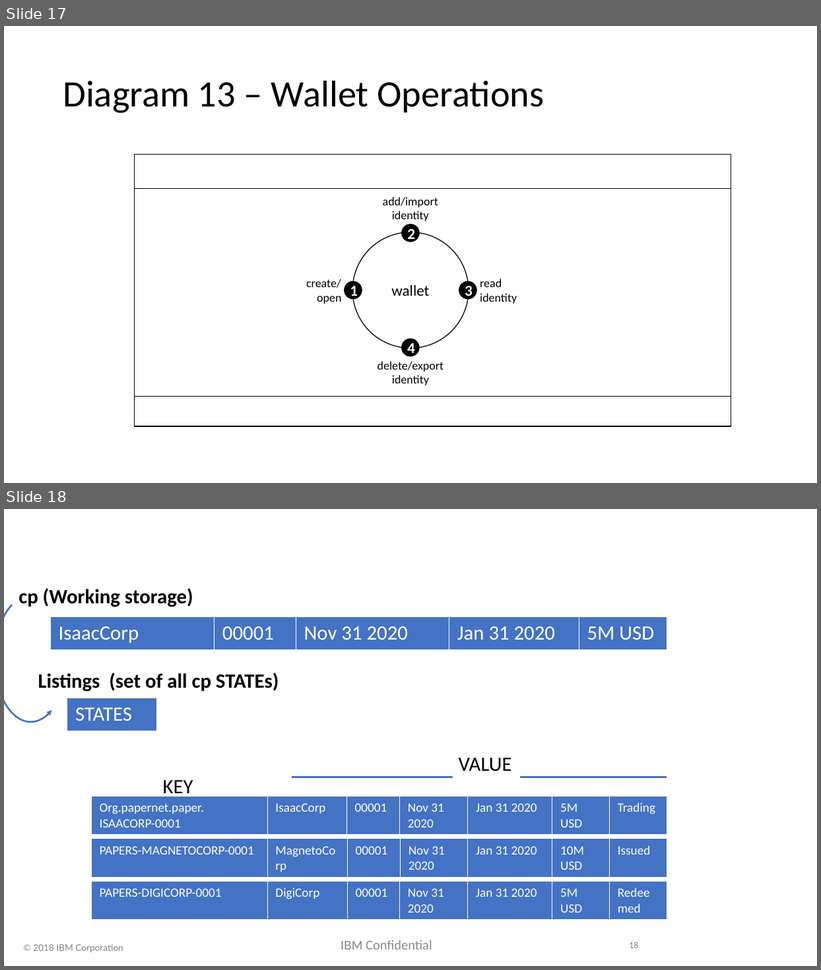
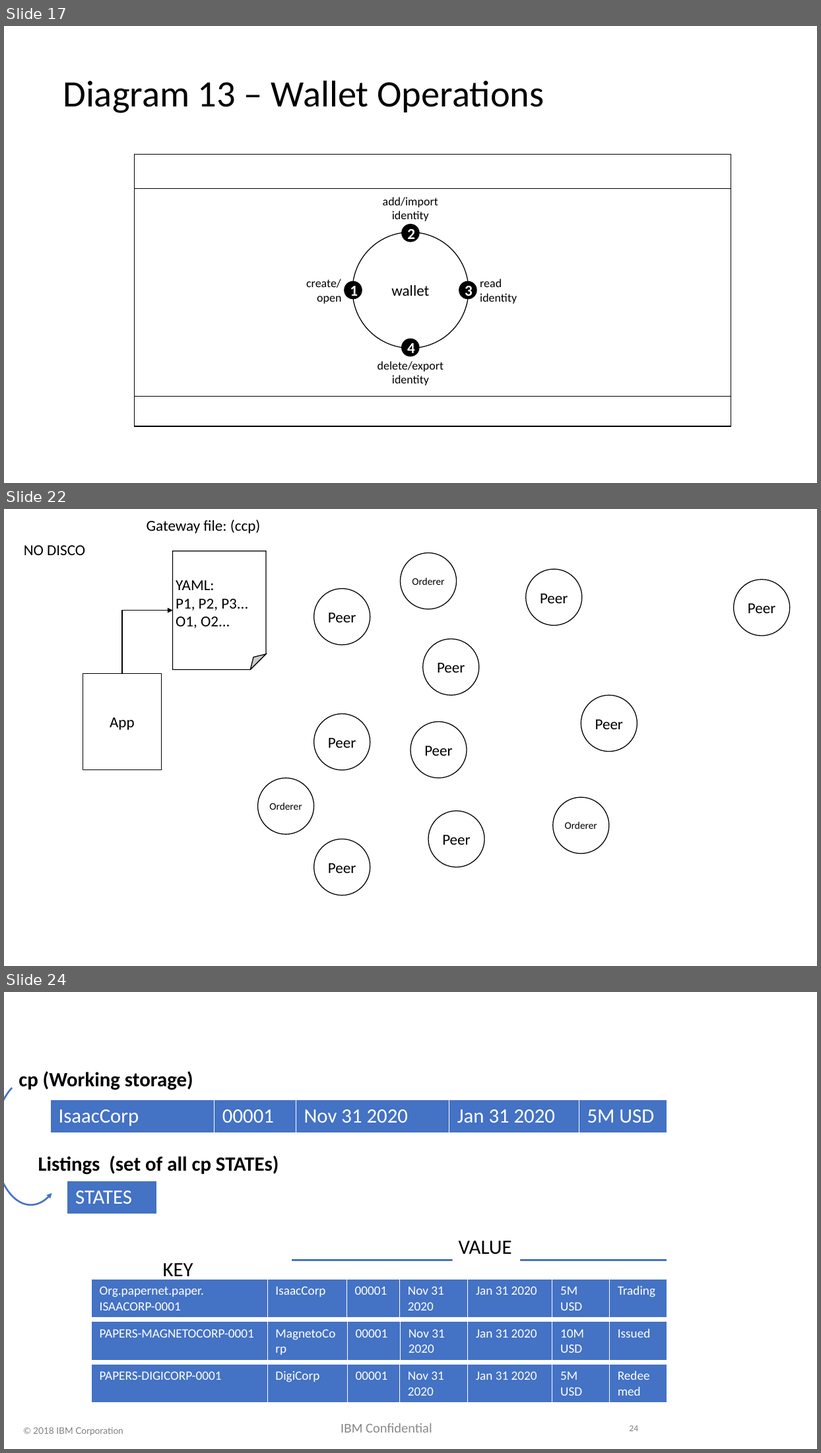
Before and after one commit to hyperledger/fabric, a slide deck: docs/source/developapps/diagrams.pptx. Shown one above the other, each under a label of ours: slides 17 and 18 before the commit, slides 17, 22 and 24 after it; the slides between them are not shown. The pictures are 821x970 and 821x1453 pixels, drawn with LibreOffice and Linux fonts; fonts in the diff are those of the drawing; background and template pictures are left out. Boxes give left, top, right and bottom in pixels: in the first picture for what was removed or moved away, otherwise in the second. Text is boxed around its words. In the diff, an @@ line names an element or a change of style, - is before the commit and + after.

Commit message:
FAB-12896 Developing Apps: Gateway topic

```diff
--- a/docs/source/developapps/diagrams.pptx
+++ b/docs/source/developapps/diagrams.pptx
@@ slide 22 added at [4, 509, 817, 966], background #FFFFFF @@
@@ text added at [147, 520, 261, 533], 18 pt, text #000000 @@
+Gateway file: (ccp)
@@ text added at [24, 545, 85, 555], 18 pt, text #000000 @@
+NO DISCO
@@ folded corner added at [173, 551, 266, 670], fill #FFFFFF, outline #000000 1 pt, 18 pt, text #000000 @@
+YAML:
+P1, P2, P3...
+O1, O2...
@@ ellipse added at [401, 553, 457, 609], fill #FFFFFF, outline #000000 1 pt, 12 pt, text #000000 @@
+Orderer
@@ ellipse added at [526, 569, 582, 626], fill #FFFFFF, outline #000000 1 pt, 18 pt, text #000000 @@
+Peer
@@ ellipse added at [734, 580, 790, 636], fill #FFFFFF, outline #000000 1 pt, 18 pt, text #000000 @@
+Peer
@@ ellipse added at [314, 589, 370, 645], fill #FFFFFF, outline #000000 1 pt, 18 pt, text #000000 @@
+Peer
@@ elbow arrow added from (122, 674) to (173, 610), #000000 1 pt @@
@@ ellipse added at [423, 639, 479, 695], fill #FFFFFF, outline #000000 1 pt, 18 pt, text #000000 @@
+Peer
@@ rectangle added at [83, 674, 161, 770], fill #FFFFFF, outline #000000 1 pt, 18 pt, text #000000 @@
+App
@@ ellipse added at [581, 696, 637, 752], fill #FFFFFF, outline #000000 1 pt, 18 pt, text #000000 @@
+Peer
@@ ellipse added at [314, 714, 370, 770], fill #FFFFFF, outline #000000 1 pt, 18 pt, text #000000 @@
+Peer
@@ ellipse added at [411, 722, 467, 778], fill #FFFFFF, outline #000000 1 pt, 18 pt, text #000000 @@
+Peer
@@ ellipse added at [257, 778, 314, 834], fill #FFFFFF, outline #000000 1 pt, 12 pt, text #000000 @@
+Orderer
@@ ellipse added at [553, 797, 609, 854], fill #FFFFFF, outline #000000 1 pt, 12 pt, text #000000 @@
+Orderer
@@ ellipse added at [428, 811, 484, 867], fill #FFFFFF, outline #000000 1 pt, 18 pt, text #000000 @@
+Peer
@@ ellipse added at [314, 840, 370, 896], fill #FFFFFF, outline #000000 1 pt, 18 pt, text #000000 @@
+Peer
@@ what was slide 18 is now slide 24 @@
@@ page number at [629, 1426, 638, 1432]: text changed @@
-18
+24
```
Also in this commit, not shown: 5 other slides added, 3 other files.
